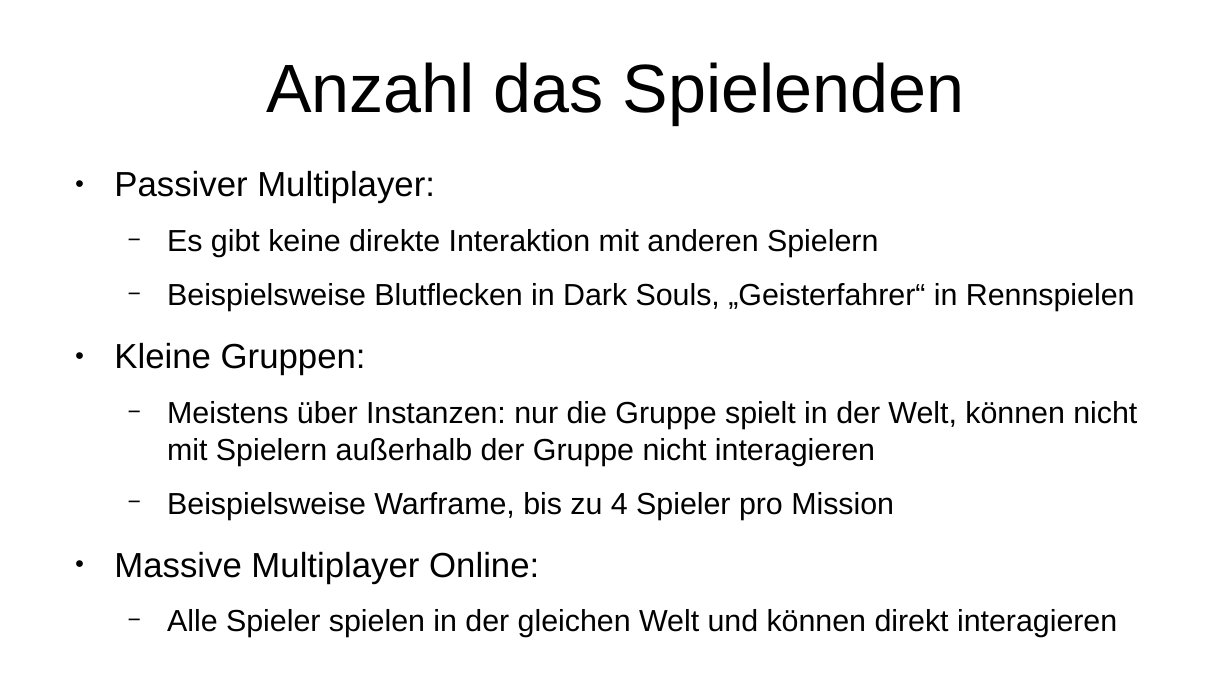
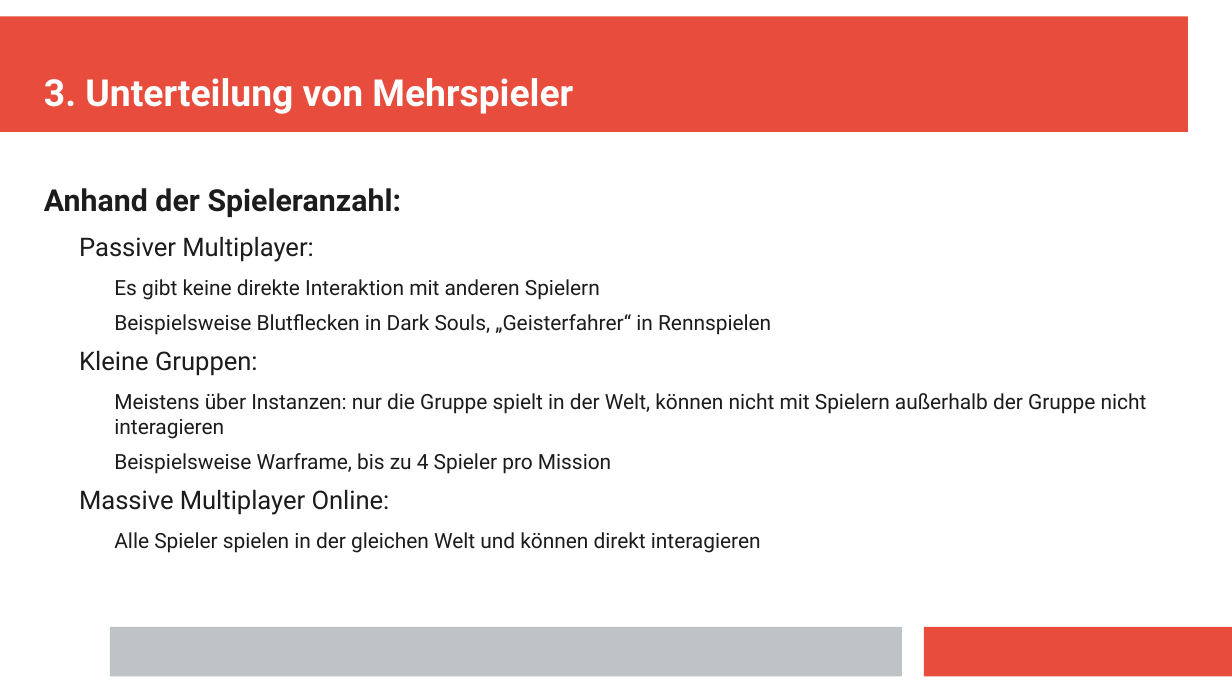
Before and after one commit to Aureumignis/UniStuff, a slide deck: slide 10 of WISE2020/HTiESD/HTiEDS_Praesentation.odp. Drawn at 1232x693 pixels with LibreOffice and Linux fonts; fonts in the diff are those of the drawing. Boxes give left, top, right and bottom in pixels: in the first picture for what was removed or moved away, otherwise in the second. Text is boxed around its words. In the diff, an @@ line names an element or a change of style, - is before the commit and + after.

```diff
--- a/WISE2020/HTiESD/HTiEDS_Praesentation.odp
+++ b/WISE2020/HTiESD/HTiEDS_Praesentation.odp
@@ rectangle added at (0,17,1188,132), fill #E74C3C @@
@@ title added at (44,78,573,114), 24 pt, text #FFFFFF, bold @@
+3. Unterteilung von Mehrspieler
@@ title removed at (266,62,965,125) @@
-Anzahl das Spielenden
@@ text at (44,188,402,217): paragraph added @@
+Anhand der Spieleranzahl:
@@ text "Anhand der Spieleranzahl:": place and size @@
-text "Anhand der Spieleranzahl:" at (114,170,1137,637)
+text "Anhand der Spieleranzahl:" at (44,188,1147,553)
@@ text at (79,236,1147,553): size 22.4 to 16.5 pt in "Passiver Multiplayer:", "Kleine Gruppen:", "Massive Multiplayer Online:"; font Arial to Roboto, text colour #000000 to #1C1C1C; size 19.6 to 13.5 pt in "Es gibt keine direkte Interaktion mit anderen ...", "Beispielsweise Blutflecken in Dark Souls, „Geisterfahrer“ in ...", "Meistens über Instanzen: nur die Gruppe spielt ...", "Beispielsweise Warframe, bis zu 4 Spieler pro ..." and 1 more places; bullet ● to none; list level 1 to 2 in "Passiver Multiplayer:"; bullet − to none; list level 2 to 3 in "Es gibt keine direkte Interaktion ..."; list level 2 to 3 in "Beispielsweise Blutflecken in Dark Souls, ..."; list level 1 to 2 in "Kleine Gruppen:"; list level 2 to 3 in "Meistens über Instanzen: nur die ..."; list level 2 to 3 in "Beispielsweise Warframe, bis zu 4 ..."; list level 1 to 2 in "Massive Multiplayer Online:"; list level 2 to 3 in "Alle Spieler spielen in der ..." @@
@@ rectangle added at (110,627,902,676), fill #BDC3C7 @@
@@ rectangle added at (925,627,1232,676), fill #E74C3C @@
```
Also in this commit, not shown: 14 other slides changed, 3 slides added, 1 slide removed.
